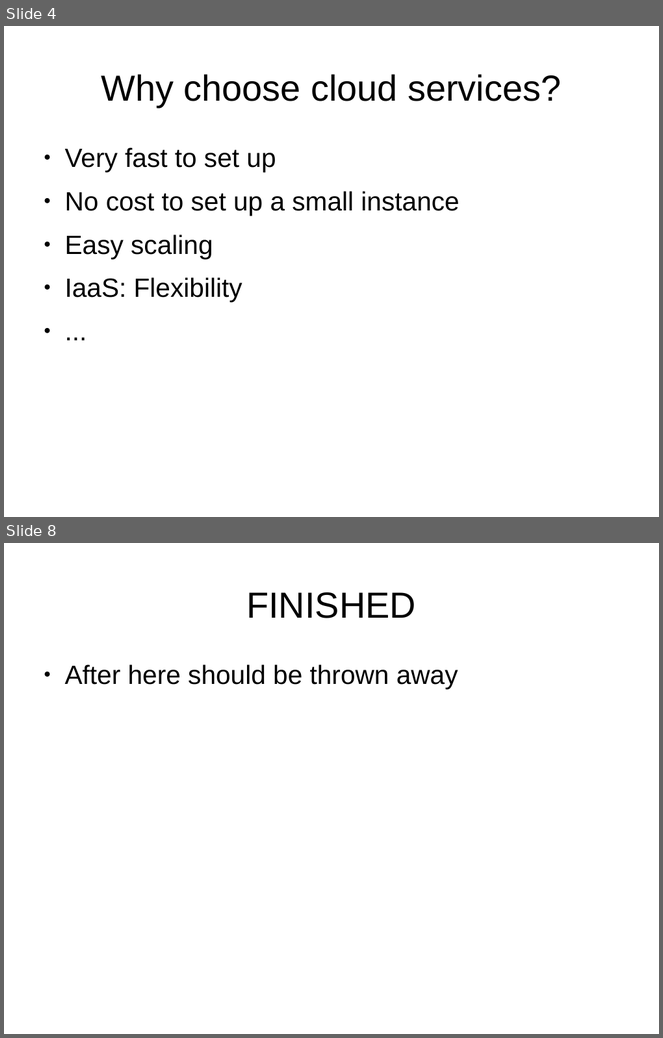
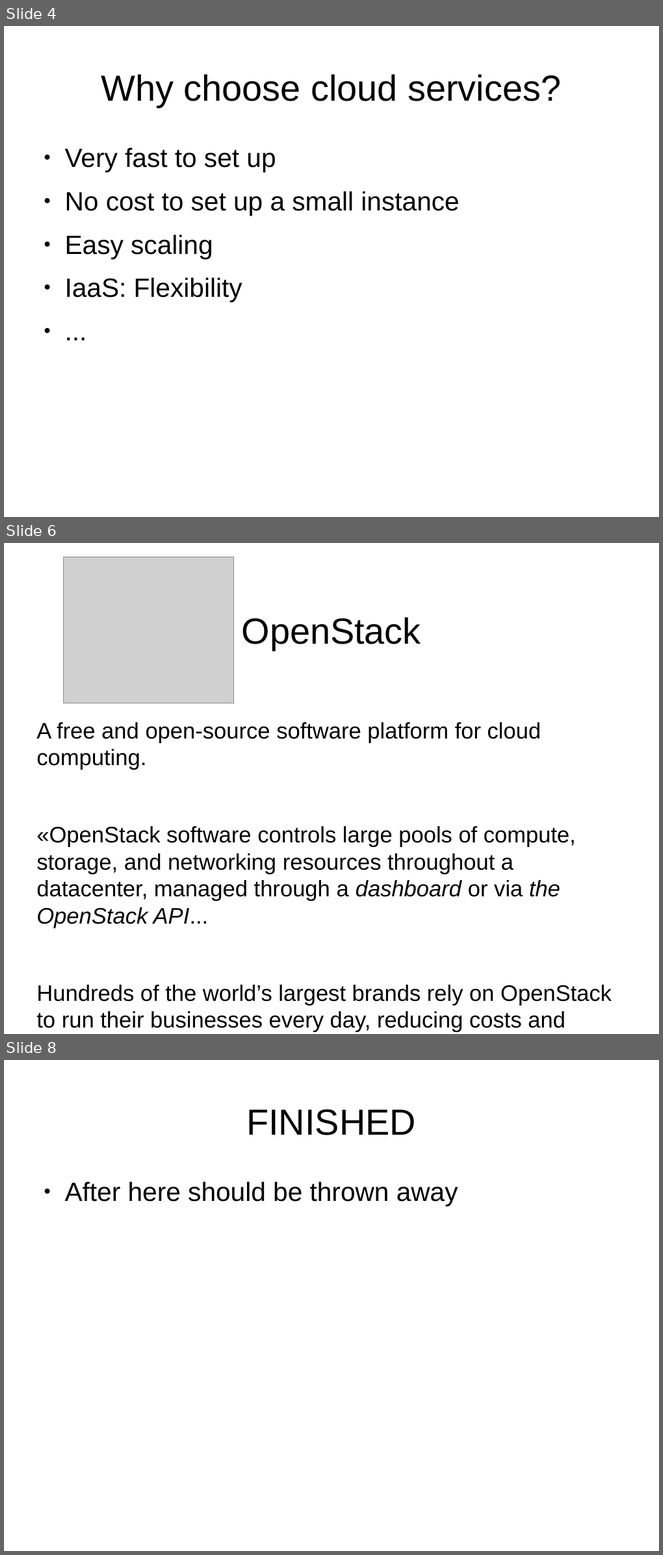
Before and after one commit to arnsteio/Met-OpenStack-2019, a slide deck: Met-OpenStack-2019.odp. Shown one above the other, each under a label of ours: slides 4 and 8 before the commit, slides 4, 6 and 8 after it; the slides between them are not shown. The pictures are 663x1038 and 663x1555 pixels, drawn with LibreOffice and Linux fonts; fonts in the diff are those of the drawing; grey boxes stand for pictures. Boxes give left, top, right and bottom in pixels: in the first picture for what was removed or moved away, otherwise in the second. Text is boxed around its words. In the diff, an @@ line names an element or a change of style, - is before the commit and + after.

Commit message:
Slightly updated text

```diff
--- a/Met-OpenStack-2019.odp
+++ b/Met-OpenStack-2019.odp
@@ slide 6 added at (4,543,659,1034), background #FFFFFF @@
@@ picture added at (63,557,233,704) @@
@@ title added at (242,617,421,650), 44 pt, text #000000 @@
+OpenStack
@@ text added at (36,722,612,1032), 27.2 pt, text #000000 @@
+A free and open-source software platform for cloud computing.
+«OpenStack software controls large pools of compute, storage, and networking resources throughout a datacenter, managed through a dashboard or via the OpenStack API...
+Hundreds of the world’s largest brands rely on OpenStack to run their businesses every day, reducing costs and helping them move faster...»
```
Also in this commit, not shown: 2 slides changed, 1 other slide added, 2 slides removed.
